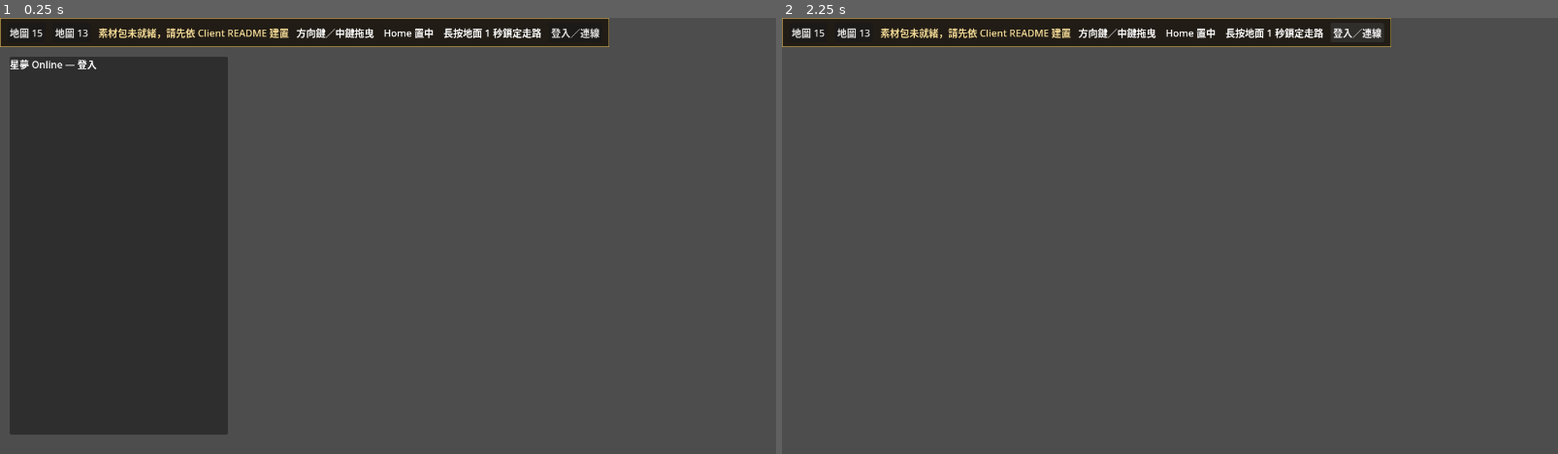
Above: before the commit, frames 1-2 (left to right).
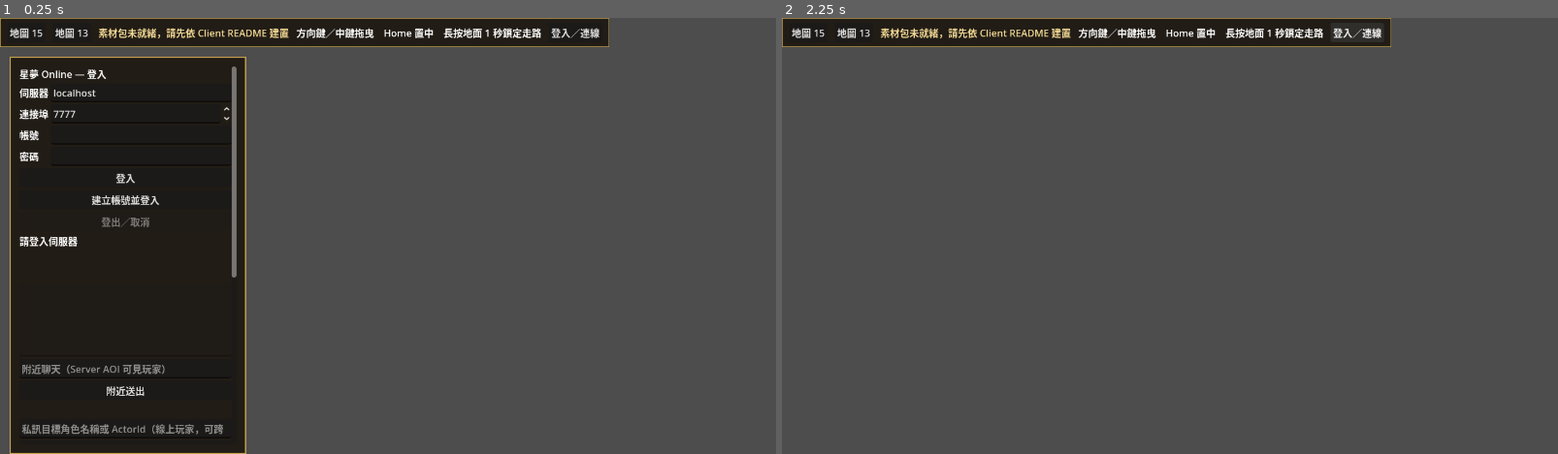
Above: after the commit, the same moments.

Repository: kevin840307/SGTest
Game: Godot game, scene res://app/main.tscn
Two runs of this game, one before a commit and one after it. Both use one fixed random seed, a clock stepped at 60 frames per second and the inputs below.
Inputs:
- Up to frame 1 (0.25 s): no input
- Up to frame 2 (2.25 s): click "地圖 15" at 0.5 s; click "地圖 13" at 1.25 s; click "登入／連線" at 2 s

The runs differ from the first frame. In frame 1, 13% of the frame differs, in the area x 1-32%, y 8-100%; in frame 2, nothing differs.
Error before the commit: Parse Error: Cannot infer the type of "ack_epoch" variable because the value doesn't have a set type. (res://session/client_session.gd:1050)

Commit message:
fix(client): give logic-thread WorldState scalar reads explicit int types

Diff:
--- a/client/session/client_session.gd
+++ b/client/session/client_session.gd
@@ -1047,15 +1047,15 @@
 func _flush_control_frames() -> void:
 	# ACK/resync checks run on the same logic thread as WorldState writes.
 	# Read the current scalars directly, including after an ACK transition.
-	var ack_epoch := _world.pending_world_ready_ack_epoch
-	var ack_tick := _world.pending_world_ready_ack_tick
+	var ack_epoch: int = int(_world.pending_world_ready_ack_epoch)
+	var ack_tick: int = int(_world.pending_world_ready_ack_tick)
 	if ack_epoch > 0 and ack_tick >= 0:
 		var ack := WireCodec.encode_world_ready_ack(ack_epoch,ack_tick)
 		if not ack.is_empty() and _transport.send_frame(ack):
 			_world.mark_world_ready_ack_sent(ack_epoch,ack_tick)
 			_publish()
 	if _world.resync_pending and not _world.resync_request_sent:
-		var epoch := _world.map_epoch
+		var epoch: int = int(_world.map_epoch)
 		var request := WireCodec.encode_world_resync_request(epoch)
 		if not request.is_empty() and _transport.send_frame(request):
 			_world.mark_resync_request_sent(epoch)
